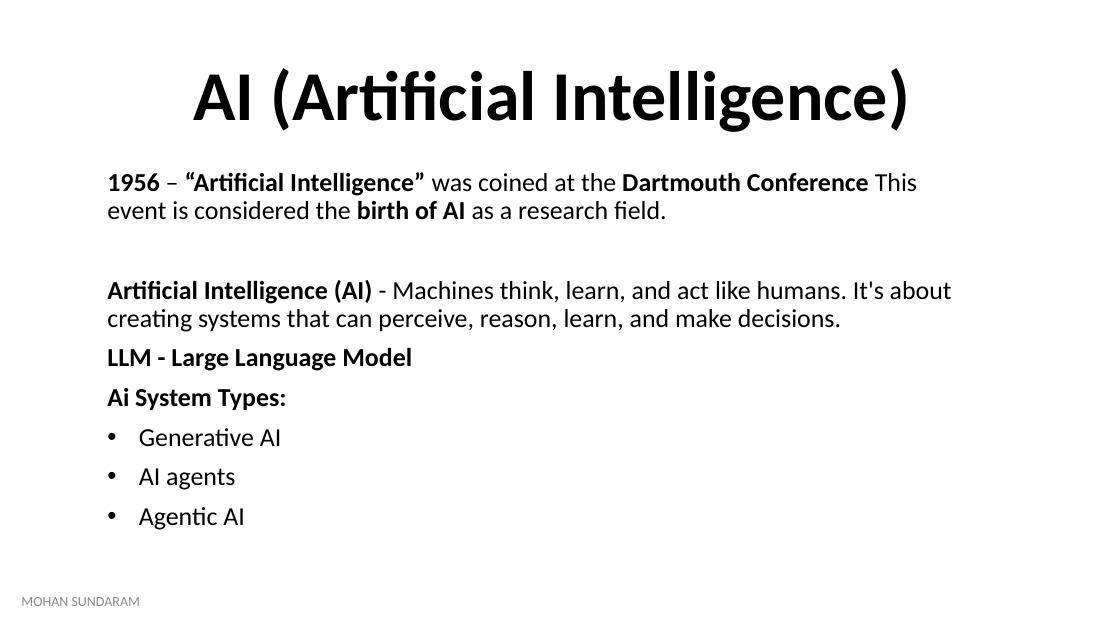
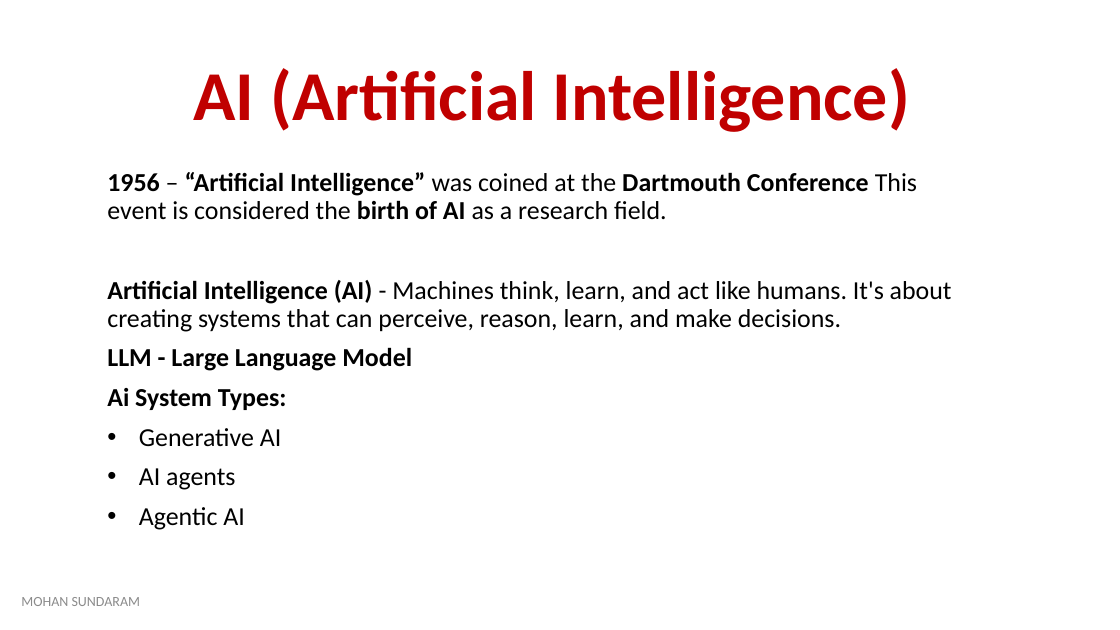
Before and after one commit to mohan4295work/Doc, a slide deck: slide 1 of Artificial Intelligence.pptx. Drawn at 1120x630 pixels with LibreOffice and Linux fonts; fonts in the diff are those of the drawing. Boxes give left, top, right and bottom in pixels: in the first picture for what was removed or moved away, otherwise in the second. Text is boxed around its words. In the diff, an @@ line names an element or a change of style, - is before the commit and + after.

Commit message:
Artificial Intelligence
Artificial Intelligence

```diff
--- a/Artificial Intelligence.pptx
+++ b/Artificial Intelligence.pptx
@@ title "AI (Artificial Intelligence)" at bbox=[193, 68, 910, 132]: text colour #000000 to #C00000 @@
```
Also in this commit, not shown: 2 other slides changed.
